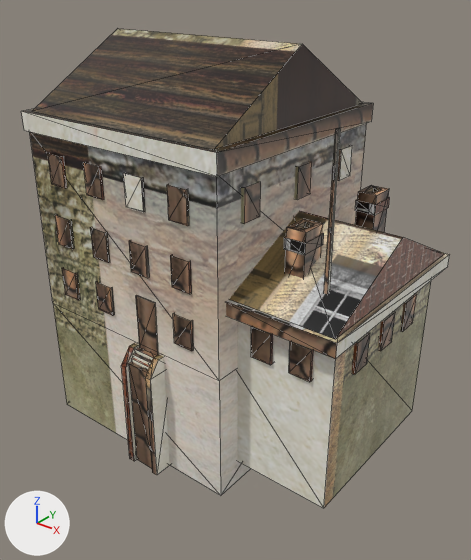
A saved change to the COLLADA model art/meshes/structural/iber_arsenal.dae.
Rendered twice from a camera (50 mm lens) standing at (26.1, -32.9, 24.0) and looking at (0.4, -0.8, 4.1). The lights are fixed; the arrows at lower left show +X, +Y and +Z. Mesh edges are drawn as thin lines.

In view in the first picture: 'IberArsenal'.
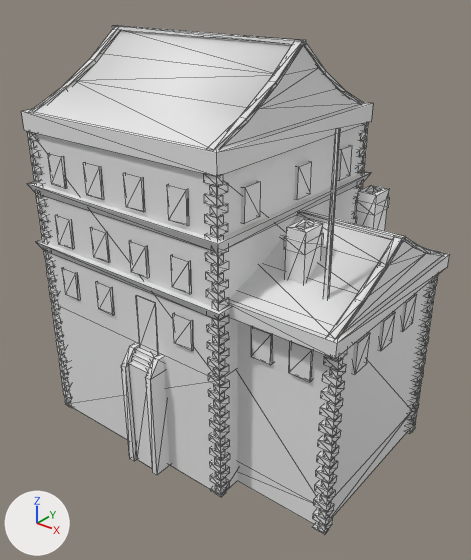
The change, as a diff of the scene's bpy script:
```diff
--- a/art/meshes/structural/iber_arsenal.dae.py
+++ b/art/meshes/structural/iber_arsenal.dae.py
@@ me_union_arsenal_mesh_001 @@
-me_union_arsenal_mesh_001.from_pydata(...)  # 445 vertices, 534 faces; spans x -11.8..12.0, y -9.0..8.7, z -8.1..19.8
+me_union_arsenal_mesh_001.from_pydata(...)  # 2251 vertices, 3218 faces; spans x -12.0..12.0, y -9.0..9.0, z -8.1..20.0
+# me_union_arsenal_mesh_001 part 1: a new loose piece, a box spanning x 4.23..4.72, y -7.77..-6.85, z 12.92..13.41
+# me_union_arsenal_mesh_001 part 2: a new loose piece, a box spanning x 3.8..4.72, y -7.77..-7.27, z 13.51..14.0
+# me_union_arsenal_mesh_001 part 3: a new loose piece, a box spanning x 4.23..4.72, y -7.77..-6.85, z 11.76..12.26
+# me_union_arsenal_mesh_001 part 4: a new loose piece, a box spanning x 3.8..4.72, y -7.77..-7.27, z 11.21..11.71
+# me_union_arsenal_mesh_001 part 5: a new loose piece, a box spanning x 4.23..4.72, y -7.77..-6.85, z 10.63..11.12
+# me_union_arsenal_mesh_001 part 6: a new loose piece, a box spanning x 3.8..4.72, y -7.77..-7.27, z 10.06..10.55
+# me_union_arsenal_mesh_001 part 7: a new loose piece, a box spanning x 4.23..4.72, y -7.77..-6.85, z 9.47..9.96
+# me_union_arsenal_mesh_001 part 8: a new loose piece, a box spanning x 3.8..4.72, y -7.77..-7.27, z 8.94..9.43
+# me_union_arsenal_mesh_001 part 9: a new loose piece, a box spanning x 4.23..4.72, y -7.77..-6.85, z 8.35..8.84
+# me_union_arsenal_mesh_001 part 10: a new loose piece, a box spanning x 4.23..4.72, y -7.77..-6.85, z 7.19..7.69
+# me_union_arsenal_mesh_001 part 11: a new loose piece, a box spanning x 3.8..4.72, y -7.77..-7.27, z 6.63..7.12
+# me_union_arsenal_mesh_001 part 12: a new loose piece, a box spanning x 4.23..4.72, y -7.77..-6.85, z 6.04..6.53
+# me_union_arsenal_mesh_001 part 13: a new loose piece, a box spanning x 4.23..4.72, y -7.77..-6.85, z 4.88..5.37
+# me_union_arsenal_mesh_001 part 14: a new loose piece, a box spanning x 3.8..4.72, y -7.77..-7.27, z 4.33..4.83
+# me_union_arsenal_mesh_001 part 15: a new loose piece, a box spanning x 4.23..4.72, y -7.77..-6.85, z 3.74..4.24
+# me_union_arsenal_mesh_001 part 16: a new loose piece, a box spanning x 3.8..4.72, y -7.77..-7.27, z 3.17..3.67
+# me_union_arsenal_mesh_001 part 17: a new loose piece, a box spanning x 4.23..4.72, y -7.77..-6.85, z 2.59..3.08
+# me_union_arsenal_mesh_001 part 18: a new loose piece, a box spanning x 3.8..4.72, y -7.77..-7.27, z 2.02..2.52
+# me_union_arsenal_mesh_001 part 19: a new loose piece, a box spanning x 4.23..4.72, y -7.77..-6.85, z 1.44..1.93
+# me_union_arsenal_mesh_001 part 20: a new loose piece, a box spanning x 3.8..4.72, y -7.77..-7.27, z 0.87..1.36
+# me_union_arsenal_mesh_001 part 21: a new loose piece, a box spanning x 4.23..4.72, y -7.77..-6.85, z 0.28..0.77
+# me_union_arsenal_mesh_001 part 22: a new loose piece, a box spanning x 3.8..4.72, y -7.77..-7.27, z -0.31..0.19
+# me_union_arsenal_mesh_001 part 23: a new loose piece, a box spanning x 4.23..4.72, y -7.77..-6.85, z -0.89..-0.4
+# me_union_arsenal_mesh_001 part 24: a new loose piece, a box spanning x 3.8..4.72, y -7.77..-7.27, z -1.46..-0.97
+# me_union_arsenal_mesh_001 part 25: a new loose piece, a box spanning x 4.23..4.72, y -7.77..-6.85, z -2.05..-1.56
+# me_union_arsenal_mesh_001 part 26: a new loose piece, a box spanning x 3.8..4.72, y -7.77..-7.27, z -2.6..-2.11
+# me_union_arsenal_mesh_001 part 27: a new loose piece, a box spanning x 4.23..4.72, y -7.77..-6.85, z -3.19..-2.7
+# me_union_arsenal_mesh_001 part 28: a new loose piece, a box spanning x 3.8..4.72, y -7.77..-7.27, z -3.76..-3.27
+# me_union_arsenal_mesh_001 part 29: a new loose piece, a box spanning x 4.23..4.72, y -7.77..-6.85, z -4.35..-3.85
+# me_union_arsenal_mesh_001 part 30: 1 vertex removed from x -0.6, y -7.9, z -8.1; 1567 vertices added at x -12.0..11.8, y -8.4..9.0, z -8.1..20.0
+# me_union_arsenal_mesh_001 part 31: 502 faces spanning x -11.8..12.0, y -9.0..8.7, z -8.1..16.6 switch from mat_iberoamerican (picture img_iberoamerica_struct_png) to no material
```

What differs and where, as boxes [x1, y1, x2, y2] in the pictures (471 x 560 px):
'IberArsenal', reshaped (6% taller)
    before: [21, 29, 450, 508]
    after: [21, 26, 450, 534]
part 1 of me_union_arsenal_mesh_001, added
    after: [210, 183, 228, 196]
part 2 of me_union_arsenal_mesh_001, added
    after: [204, 174, 223, 186]
part 3 of me_union_arsenal_mesh_001, added
    after: [210, 204, 228, 217]
part 4 of me_union_arsenal_mesh_001, added
    after: [205, 214, 223, 227]
part 5 of me_union_arsenal_mesh_001, added
    after: [211, 223, 228, 237]
part 6 of me_union_arsenal_mesh_001, added
    after: [205, 234, 224, 241]
part 7 of me_union_arsenal_mesh_001, added
    after: [211, 247, 229, 256]
part 8 of me_union_arsenal_mesh_001, added
    after: [205, 252, 224, 265]
part 9 of me_union_arsenal_mesh_001, added
    after: [211, 261, 229, 275]
part 10 of me_union_arsenal_mesh_001, added
    after: [212, 279, 229, 293]
part 11 of me_union_arsenal_mesh_001, added
    after: [206, 289, 224, 302]
part 12 of me_union_arsenal_mesh_001, added
    after: [212, 297, 229, 310]
part 13 of me_union_arsenal_mesh_001, added
    after: [212, 316, 229, 329]
part 14 of me_union_arsenal_mesh_001, added
    after: [207, 324, 224, 337]
part 15 of me_union_arsenal_mesh_001, added
    after: [213, 332, 229, 345]
part 16 of me_union_arsenal_mesh_001, added
    after: [207, 341, 225, 354]
part 17 of me_union_arsenal_mesh_001, added
    after: [213, 348, 229, 362]
part 18 of me_union_arsenal_mesh_001, added
    after: [208, 357, 225, 370]
part 19 of me_union_arsenal_mesh_001, added
    after: [213, 364, 229, 378]
part 20 of me_union_arsenal_mesh_001, added
    after: [208, 373, 225, 386]
part 21 of me_union_arsenal_mesh_001, added
    after: [213, 380, 229, 394]
part 22 of me_union_arsenal_mesh_001, added
    after: [208, 389, 225, 402]
part 23 of me_union_arsenal_mesh_001, added
    after: [214, 396, 229, 409]
part 24 of me_union_arsenal_mesh_001, added
    after: [209, 404, 225, 417]
